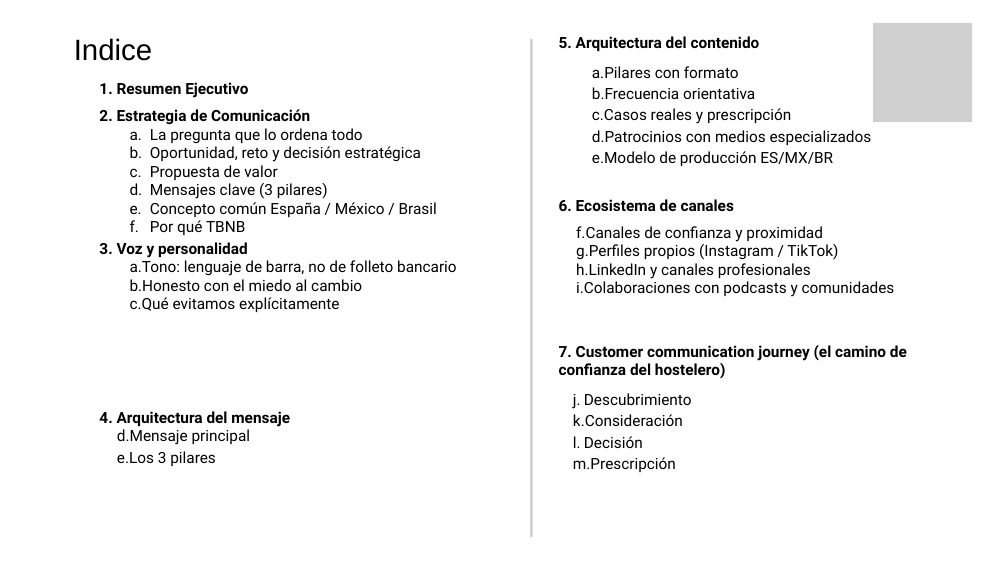
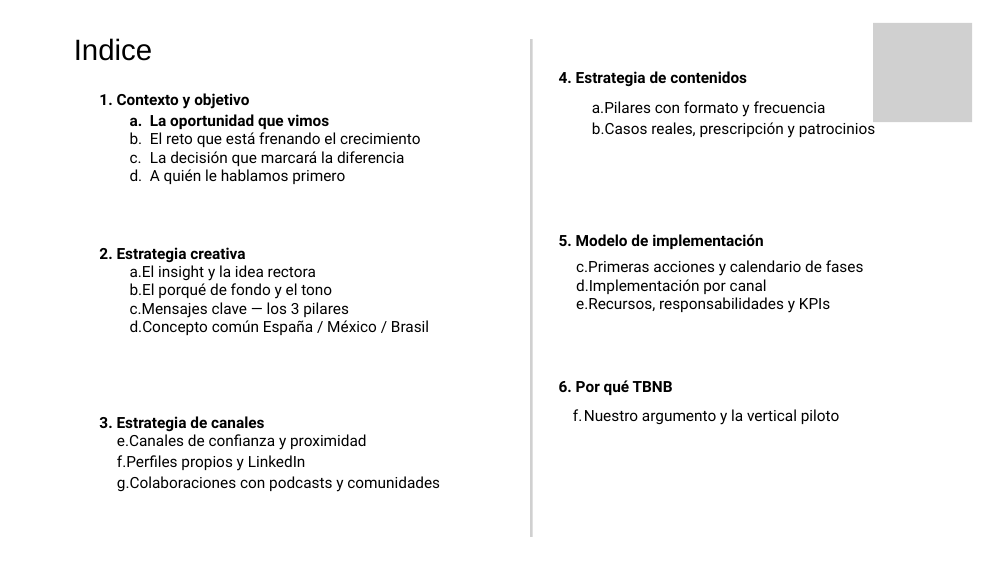
Before and after one commit to andreage1994/Agentes, a slide deck: slide 2 of prospectos/getnet-santander-campana-sme/Getnet_Desarrollo_del_Proyecto_TBNB.pptx. Drawn at 1008x567 pixels with LibreOffice and Linux fonts; fonts in the diff are those of the drawing; grey boxes stand for pictures; background and template pictures are left out. Boxes give left, top, right and bottom in pixels: in the first picture for what was removed or moved away, otherwise in the second. Text is boxed around its words. In the diff, an @@ line names an element or a change of style, - is before the commit and + after.

```diff
--- a/prospectos/getnet-santander-campana-sme/Getnet_Desarrollo_del_Proyecto_TBNB.pptx
+++ b/prospectos/getnet-santander-campana-sme/Getnet_Desarrollo_del_Proyecto_TBNB.pptx
@@ text "1. Contexto y objetivo": place and size @@
-text "1. Contexto y objetivo" at <box>99,82,457,466</box>
+text "1. Contexto y objetivo" at <box>99,93,440,492</box>
@@ text at <box>559,71,876,425</box>: text changed @@
-5. Arquitectura del contenido
-a. Pilares con formato
-b. Frecuencia orientativa
-c. Casos reales y prescripción
-d. Patrocinios con medios especializados
-e. Modelo de producción ES/MX/BR
-6. Ecosistema de canales
-a. Canales de confianza y proximidad
-b. Perfiles propios (Instagram / TikTok)
-c. LinkedIn y canales profesionales
-d. Colaboraciones con podcasts y comunidades
-7. Customer communication journey (el camino de confianza del hostelero)
-a. Descubrimiento
-b. Consideración
-c. Decisión
-d. Prescripción
+4. Estrategia de contenidos
+a. Pilares con formato y frecuencia
+b. Casos reales, prescripción y patrocinios
+5. Modelo de implementación
+a. Primeras acciones y calendario de fases
+b. Implementación por canal
+c. Recursos, responsabilidades y KPIs
+6. Por qué TBNB
+a. Nuestro argumento y la vertical piloto
@@ text at <box>99,93,421,318</box>: text changed @@
-1. Resumen Ejecutivo
-2. Estrategia de Comunicación
-  a. La pregunta que lo ordena todo
-  b. Oportunidad, reto y decisión estratégica
-  c. Propuesta de valor
-  d. Mensajes clave (3 pilares)
+1. Contexto y objetivo
+  a. La oportunidad que vimos
+  b. El reto que está frenando el crecimiento
+  c. La decisión que marcará la diferencia
+  d. A quién le hablamos primero
+2. Estrategia creativa
+a. El insight y la idea rectora
+b. El porqué de fondo y el tono
+c. Mensajes clave — los 3 pilares
@@ text at <box>130,320,429,335</box>: list level 2 to 1 in "Concepto común España / México ..." @@
@@ text at <box>99,416,440,492</box>: text changed @@
-  f. Por qué TBNB
-3. Voz y personalidad
-a. Tono: lenguaje de barra, no de folleto bancario
-b. Honesto con el miedo al cambio
-c. Qué evitamos explícitamente
-4. Arquitectura del mensaje
-a. Mensaje principal
-b. Los 3 pilares
+3. Estrategia de canales
+a. Canales de confianza y proximidad
+b. Perfiles propios y LinkedIn
+c. Colaboraciones con podcasts y comunidades
```
Also in this commit, not shown: 5 other slides changed, 25 slides added, 7 slides removed, 1 other file.
